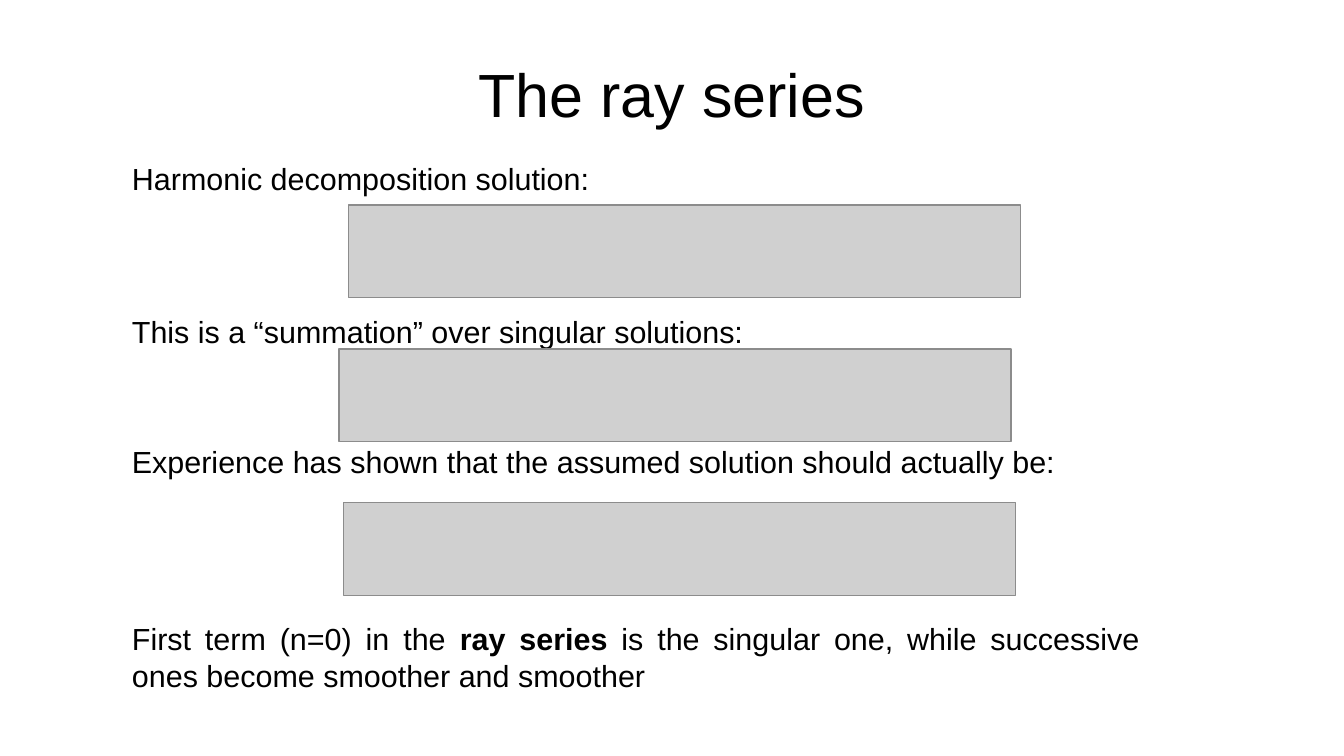
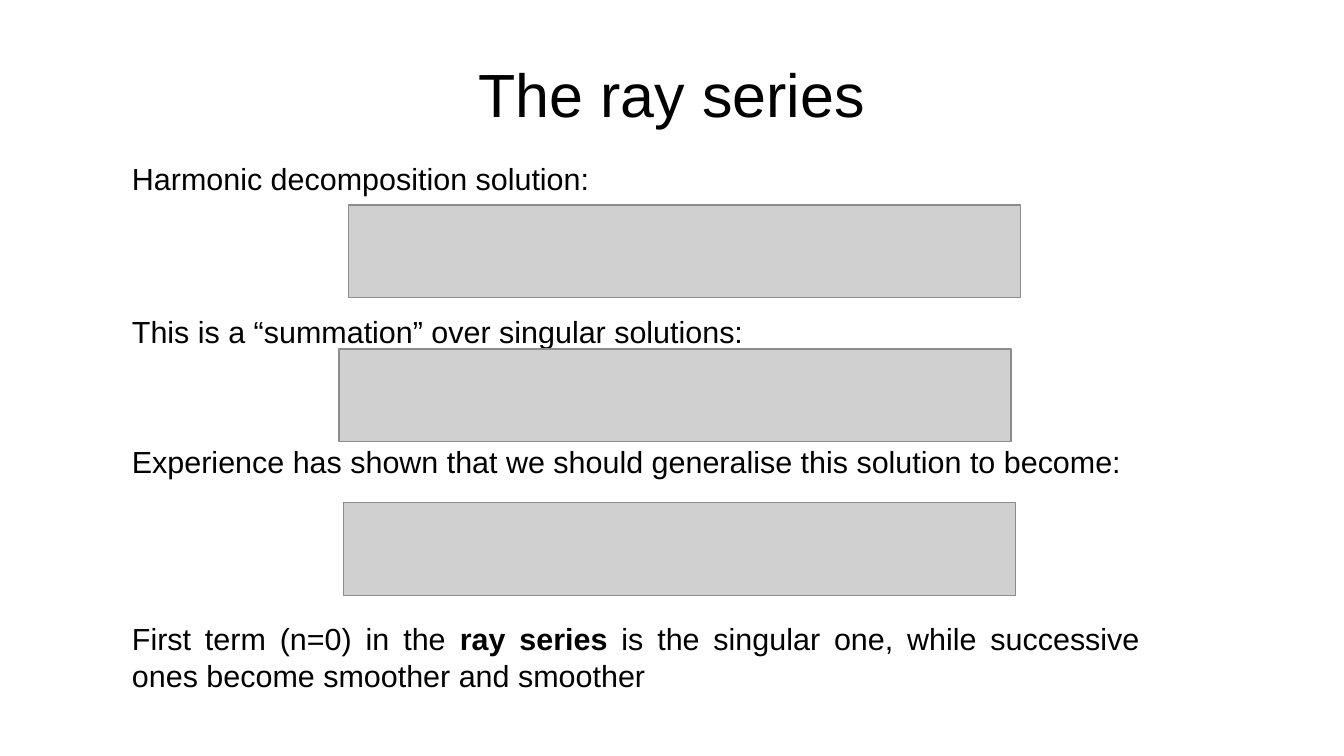
Before and after one commit to da380/PEPLectures, a slide deck: slide 12 of slides/slides5.odp. Drawn at 1344x756 pixels with LibreOffice and Linux fonts; fonts in the diff are those of the drawing; grey boxes stand for pictures. Boxes give left, top, right and bottom in pixels: in the first picture for what was removed or moved away, otherwise in the second. Text is boxed around its words. In the diff, an @@ line names an element or a change of style, - is before the commit and + after.

Commit message:
slides for lecture 5 done

```diff
--- a/slides/slides5.odp
+++ b/slides/slides5.odp
@@ text at [132,451,1121,479]: text changed @@
-Experience has shown that the assumed solution should actually be:
+Experience has shown that we should generalise this solution to become:
```
Also in this commit, not shown: 13 slides added, 4 other files.
